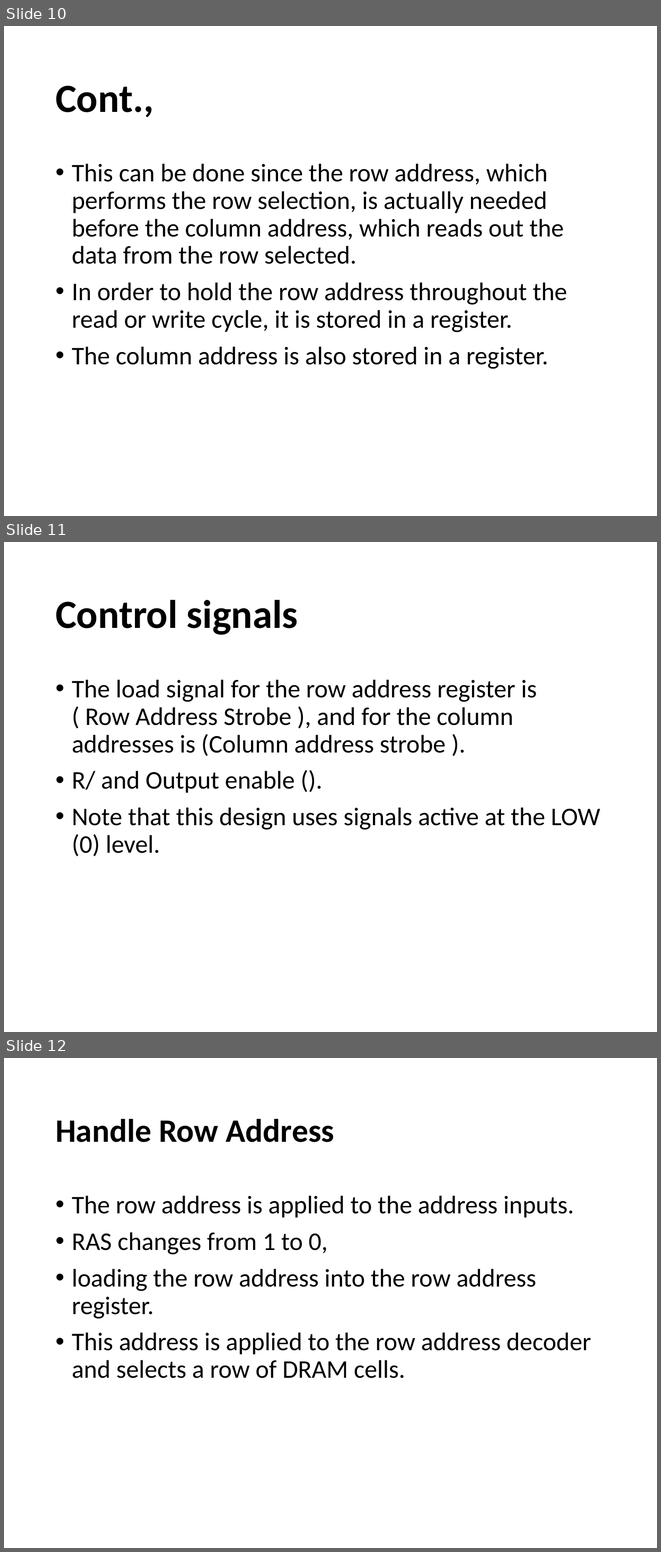
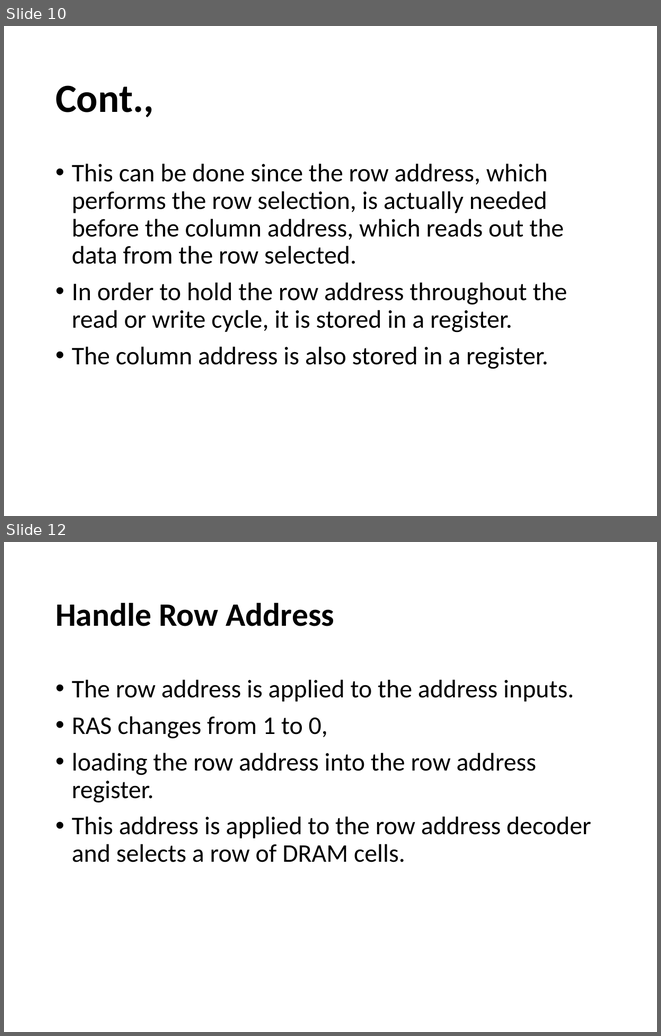
Before and after one commit to 0xSA7/SCE, a slide deck: semester 7/Computer Architecture/Lecture 3/lec 3.pptx. Shown one above the other, each under a label of ours: slides 10, 11 and 12 before the commit, slides 10 and 12 after it; the slides between them are not shown. The pictures are 661x1552 and 661x1036 pixels, drawn with LibreOffice and Linux fonts; fonts in the diff are those of the drawing. Boxes give left, top, right and bottom in pixels: in the first picture for what was removed or moved away, otherwise in the second. Text is boxed around its words. In the diff, an @@ line names an element or a change of style, - is before the commit and + after.

```diff
--- a/semester 7/Computer Architecture/Lecture 3/lec 3.pptx
+++ b/semester 7/Computer Architecture/Lecture 3/lec 3.pptx
@@ slide 11 removed at box(4, 542, 657, 1032), background #FFFFFF @@
@@ title removed at box(55, 600, 298, 635) @@
-Control signals
@@ text removed at box(72, 679, 600, 856) @@
-• The load signal for the row address register is ( Row Address Strobe ), and for the column addresses is (Column address strobe ).
-• R/ and Output enable ().
-• Note that this design uses signals active at the LOW (0) level.
```
Also in this commit, not shown: 4 slides changed, 1 slide added, 29 other files.
